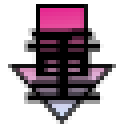
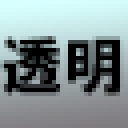
Layer changes from the first 128×128 image to the second:
hid group "重力下" (3 layers) over (0, 0, 128, 128)
moved "重" (2nd of 4, in "重力上") into group "重力上" over (24, 20, 104, 100)
moved "重" (3rd of 4, in "重力左") into group "重力左" over (24, 20, 104, 100)
moved "矢印 9 1" (4th of 8, in "重力右") into group "重力右" over (8, 12, 128, 120)
renamed "重力右" to "自動床下", hid the group it (3 layers), moved it above "自動床上" over (0, 0, 128, 128)
renamed "重" to "自動", painted on it over (8, 24, 124, 104)
renamed "重力上" to "自動床上", hid the group it (3 layers) over (0, 0, 128, 128)
renamed "重力左" to "自動床左", hid the group it (3 layers) over (0, 0, 128, 128)
added group "透明ブロック" with 2 layers over (0, 0, 128, 128)
added layer "透明" in group "透明ブロック" over (0, 36, 124, 96)
added layer "レイヤー 22" in group "透明ブロック" over (0, 0, 128, 128)
